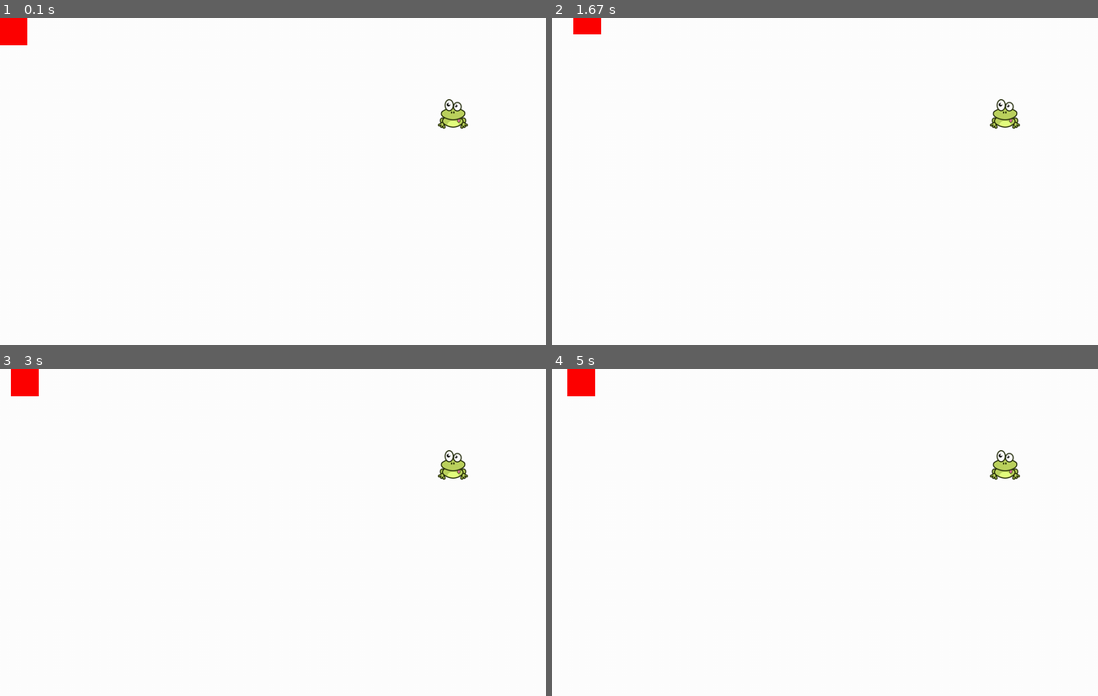
Above: before the commit, frames 1-4 (two rows, left to right).
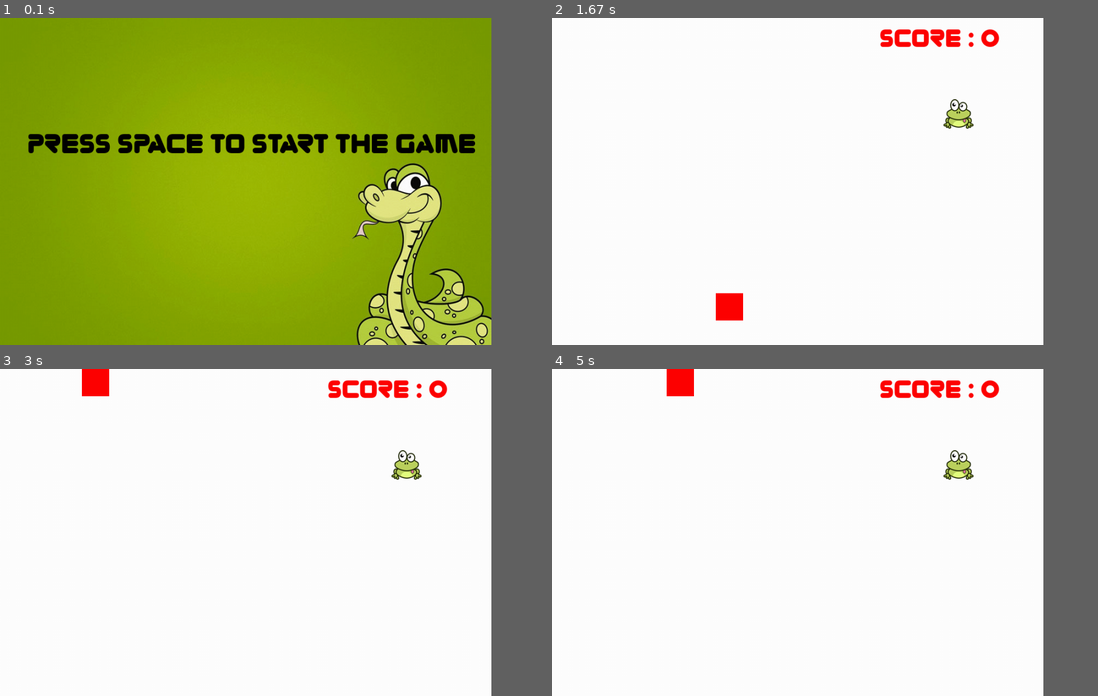
Above: after the commit, the same moments.

Repository: ravi4all/Python_JuneMorningRegular
Game: pygame game, started from GameDevelopment/SnakeGame.py
The game is run twice, just before and just after one commit, with the same random seed, the same clock (stepped at 60 frames per second) and the same inputs.
Inputs:
- Up to frame 1 (0.1 s): no input
- Up to frame 2 (1.67 s): tap Space at 0.33 s; hold Right 0.67-1.13 s; hold Up 1.17-1.47 s; hold Right from 1.5 s (still down)
- Up to frame 3 (3 s): release Right at 1.97 s; hold Left 2-2.53 s; hold Down 2.57-2.87 s; hold Left from 2.9 s (still down)
- Up to frame 4 (5 s): release Left at 3.3 s; hold Up 3.33-3.7 s; hold Right 3.73-4.37 s; hold Down 4.4-4.77 s; hold Left from 4.8 s (still down)
The window is 900x540 before the commit and 810x540 after it. Grey fills any space a smaller window leaves; there, only what the larger window draws over its background counts as a difference.

The runs differ from the first frame. In frame 1, 90% of the frame differs, in the area x 0-90%, y 0-100%; in frame 2, 2.1%; in frame 3, 2.2%; in frame 4, 2.2%.

Commit message:
Add files via upload

Diff:
--- a/GameDevelopment/SnakeGame.py
+++ b/GameDevelopment/SnakeGame.py
@@ -7,15 +7,59 @@
 black = 0,0,0
 white = 255,255,255
 
-width = 1000
+width = 900
 height = 600
 
 screen = pygame.display.set_mode((width,height))
 
 frog = pygame.image.load("frog.png")
+snake_bg = pygame.image.load('snakebg.jpg')
+
+clock = pygame.time.Clock()
+
+def homeScreen():
+    message = "Press SPACE to start the game"
+    font = pygame.font.Font('zorque.ttf', 50)
+    text = font.render(message, True, black)
+    while True:
+        for event in pygame.event.get():
+            # print(event)
+            if event.type == pygame.QUIT:
+                pygame.quit()
+                quit()
+            if event.type == pygame.KEYDOWN:
+                if event.key == pygame.K_SPACE:
+                    game()
+
+        screen.blit(snake_bg, (0,0))
+        screen.blit(text, (width / 2 - 400, height / 2 - 100))
+
+        pygame.display.update()
+
+
+def gameOver():
+    message = "Game Over"
+    font = pygame.font.Font('zorque.ttf',50)
+    text = font.render(message, True, black)
+    while True:
+        for event in pygame.event.get():
+            # print(event)
+            if event.type == pygame.QUIT:
+                pygame.quit()
+                quit()
+
+        screen.blit(text, (width/2 - 100,height/2 - 100))
+
+        pygame.display.update()
+
+def score(counter):
+    # font = pygame.font.SysFont(None,45)
+    font = pygame.font.Font('zorque.ttf',45)
+    text = font.render("Score : "+str(counter), True, red)
+    screen.blit(text, (width - 300,10))
 
 def snake(snakeList):
-    for i in  range(len(snakeList)):
+    for i in range(len(snakeList)):
         pygame.draw.rect(screen,red,[snakeList[i][0], snakeList[i][1], 50, 50])
 
 def game():
@@ -30,6 +74,12 @@
     snakeList = []
     snakeLength = 1
 
+    counter = 0
+
+    coin_sound = pygame.mixer.Sound('point.wav')
+
+    FPS = 90
+
     while True:
         for event in pygame.event.get():
             # print(event)
@@ -38,21 +88,22 @@
                 quit()
             if event.type == pygame.KEYDOWN:
                 if event.key == pygame.K_RIGHT:
-                    move_x = 1
+                    move_x = 5
                     move_y = 0
                 elif event.key == pygame.K_LEFT:
-                    move_x = -1
+                    move_x = -5
                     move_y = 0
                 elif event.key == pygame.K_DOWN:
-                    move_y = 1
+                    move_y = 5
                     move_x = 0
                 elif event.key == pygame.K_UP:
-                    move_y = -1
+                    move_y = -5
                     move_x = 0
 
         screen.fill(white)
 
-        snake_rect = pygame.draw.rect(screen,red,[x,y,50,50])
+        # snake_rect = pygame.draw.rect(screen,red,[x,y,50,50])
+        snake_rect = pygame.Rect(x, y, 50, 50)
 
         screen.blit(frog, (frog_x, frog_y))
         frog_rect = pygame.Rect(frog_x,frog_y,frog_width,frog_height)
@@ -69,11 +120,20 @@
             del snakeList[0]
 
         snake(snakeList)
+        score(counter)
 
         if snake_rect.colliderect(frog_rect):
             frog_x = random.randint(0, width - frog_width)
             frog_y = random.randint(0, height - frog_height)
             snakeLength += 10
+            FPS += 1
+            counter += 1
+            coin_sound.play()
+
+        for each in snakeList[:-1]:
+            if each == snakeList[-1]:
+                # print("Game Over")
+                gameOver()
 
         if x > width:
             x = -50
@@ -85,5 +145,7 @@
             y = height
 
         pygame.display.update()
+        clock.tick(FPS)
 
-game()
+# game()
+homeScreen()
Binary file added: GameDevelopment/snakebg.jpg
Binary file added: GameDevelopment/zorque.ttf
Not shown, added: GameDevelopment/point.wav
